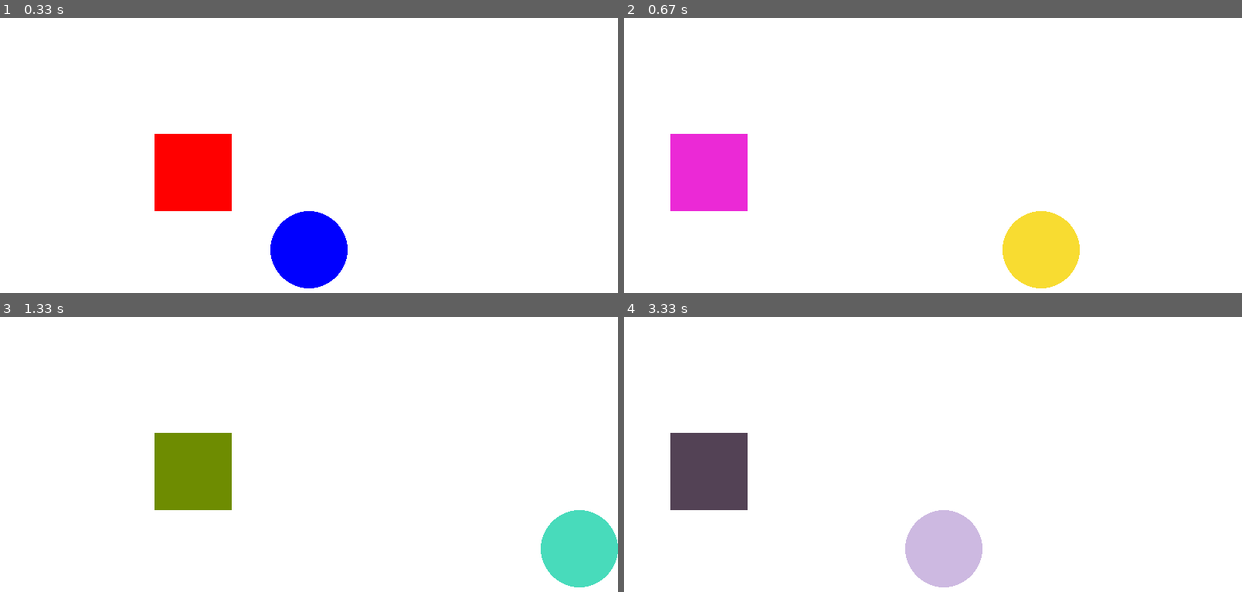
Above: before the commit, frames 1-4 (two rows, left to right).
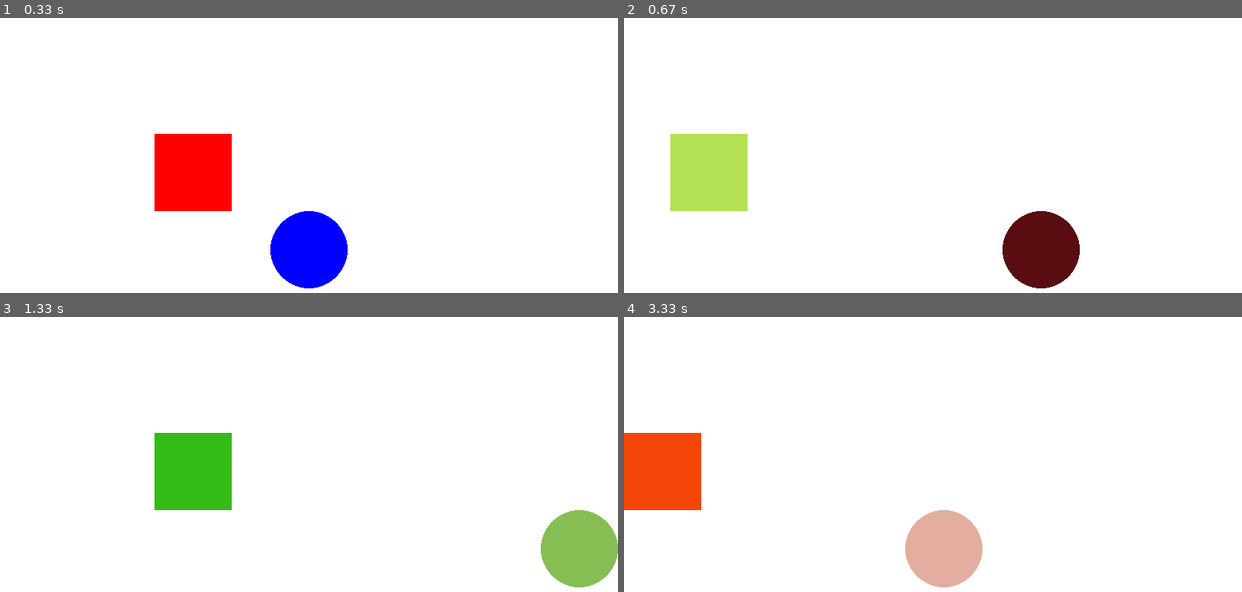
Above: after the commit, the same moments.

Repository: 20260136-cmd/my_first_game
Game: pygame game, started from hello_pygame.py
Same seed, same stepped clock (60 frames per second), same inputs: the game is played once before the commit and once after it.
Inputs:
- Up to frame 1 (0.33 s): no input
- Up to frame 2 (0.67 s): hold A from 0.33 s (still down); hold Right from 0.33 s (still down)
- Up to frame 3 (1.33 s): release A at 0.8 s; release Right at 0.8 s; hold Right 0.83-1.3 s; hold D 0.83-1.3 s
- Up to frame 4 (3.33 s): hold Up 1.33-1.63 s; hold W 1.33-1.63 s; hold Right 1.67-2.13 s; hold D 1.67-2.13 s; hold Left 2.17-2.7 s; hold A 2.17-2.7 s; hold Down 2.73-3.03 s; hold S 2.73-3.03 s; hold Shift from 3.07 s (still down); hold Left from 3.07 s (still down); hold A from 3.07 s (still down)

Frame 1 is identical in both runs. In frame 2, 6.3% of the frame differs, in the area x 7-74%, y 42-99%; in frame 3, 6.3%; in frame 4, 8.4%, in the area x 0-58%, y 42-99%.

Commit message:
Shift 키로 원/사각형 이동 속도 증가 기능 추가

Diff:
--- a/hello_pygame.py
+++ b/hello_pygame.py
@@ -2,73 +2,102 @@
 import sys
 import random
 
-# 초기화
 pygame.init()
 screen = pygame.display.set_mode((800, 600))
-pygame.display.set_caption("원과 정사각형 이동 및 색상 변화")
+pygame.display.set_caption("원과 정사각형 이동 및 색상 변화 + Shift 속도")
 
 WHITE = (255, 255, 255)
+BLUE = (0, 0, 255)   # 초기 원 색상
+RED = (255, 0, 0)    # 초기 정사각형 색상
 
 clock = pygame.time.Clock()
 running = True
 
-# 🔵 원 초기 설정
-circle_x, circle_y = 400, 300
+# 원 초기 위치
+circle_x = 400
+circle_y = 300
 circle_radius = 50
 circle_speed = 7
-circle_color = (0, 0, 255)
+circle_color = BLUE
 
-# 🔴 정사각형 초기 설정
-square_x, square_y = 200, 150
+# 정사각형 초기 위치와 크기
+square_x = 200
+square_y = 150
 square_size = 100
 square_speed = 7
-square_color = (255, 0, 0)
+square_color = RED
 
-# 랜덤 색상 함수
 def random_color():
-    return (random.randint(0, 255), random.randint(0, 255), random.randint(0, 255))
+    """0~255 범위의 랜덤 RGB 색상 생성"""
+    return (random.randint(0,255), random.randint(0,255), random.randint(0,255))
 
 while running:
     for event in pygame.event.get():
         if event.type == pygame.QUIT:
             running = False
-        # 🔹 키 누를 때 즉시 색상 변경
-        if event.type == pygame.KEYDOWN:
-            if event.key in [pygame.K_LEFT, pygame.K_RIGHT, pygame.K_UP, pygame.K_DOWN]:
-                circle_color = random_color()
-            if event.key in [pygame.K_w, pygame.K_a, pygame.K_s, pygame.K_d]:
-                square_color = random_color()
+
+    keys = pygame.key.get_pressed()
+
+    # 🔹 Shift 키 속도 적용
+    current_circle_speed = circle_speed * 2 if keys[pygame.K_RSHIFT] else circle_speed
+    current_square_speed = square_speed * 2 if keys[pygame.K_LSHIFT] else square_speed
 
     # 🔵 원 이동 (방향키)
-    keys = pygame.key.get_pressed()
+    moved_circle = False
     if keys[pygame.K_LEFT]:
-        circle_x -= circle_speed
+        circle_x -= current_circle_speed
+        moved_circle = True
     if keys[pygame.K_RIGHT]:
-        circle_x += circle_speed
+        circle_x += current_circle_speed
+        moved_circle = True
     if keys[pygame.K_UP]:
-        circle_y -= circle_speed
+        circle_y -= current_circle_speed
+        moved_circle = True
     if keys[pygame.K_DOWN]:
-        circle_y += circle_speed
+        circle_y += current_circle_speed
+        moved_circle = True
 
     # 🔴 정사각형 이동 (WASD)
+    moved_square = False
     if keys[pygame.K_a]:
-        square_x -= square_speed
+        square_x -= current_square_speed
+        moved_square = True
     if keys[pygame.K_d]:
-        square_x += square_speed
+        square_x += current_square_speed
+        moved_square = True
     if keys[pygame.K_w]:
-        square_y -= square_speed
+        square_y -= current_square_speed
+        moved_square = True
     if keys[pygame.K_s]:
-        square_y += square_speed
+        square_y += current_square_speed
+        moved_square = True
 
     # 🔒 원 경계 처리
-    circle_x = max(circle_radius, min(800 - circle_radius, circle_x))
-    circle_y = max(circle_radius, min(600 - circle_radius, circle_y))
+    if circle_x < circle_radius:
+        circle_x = circle_radius
+    if circle_x > 800 - circle_radius:
+        circle_x = 800 - circle_radius
+    if circle_y < circle_radius:
+        circle_y = circle_radius
+    if circle_y > 600 - circle_radius:
+        circle_y = 600 - circle_radius
 
     # 🔒 정사각형 경계 처리
-    square_x = max(0, min(800 - square_size, square_x))
-    square_y = max(0, min(600 - square_size, square_y))
+    if square_x < 0:
+        square_x = 0
+    if square_x > 800 - square_size:
+        square_x = 800 - square_size
+    if square_y < 0:
+        square_y = 0
+    if square_y > 600 - square_size:
+        square_y = 600 - square_size
 
-    # 화면 업데이트
+    # 🔹 색상 변경
+    if moved_circle:
+        circle_color = random_color()
+    if moved_square:
+        square_color = random_color()
+
     screen.fill(WHITE)
     pygame.draw.circle(screen, circle_color, (circle_x, circle_y), circle_radius)
     pygame.draw.rect(screen, square_color, (square_x, square_y, square_size, square_size))
